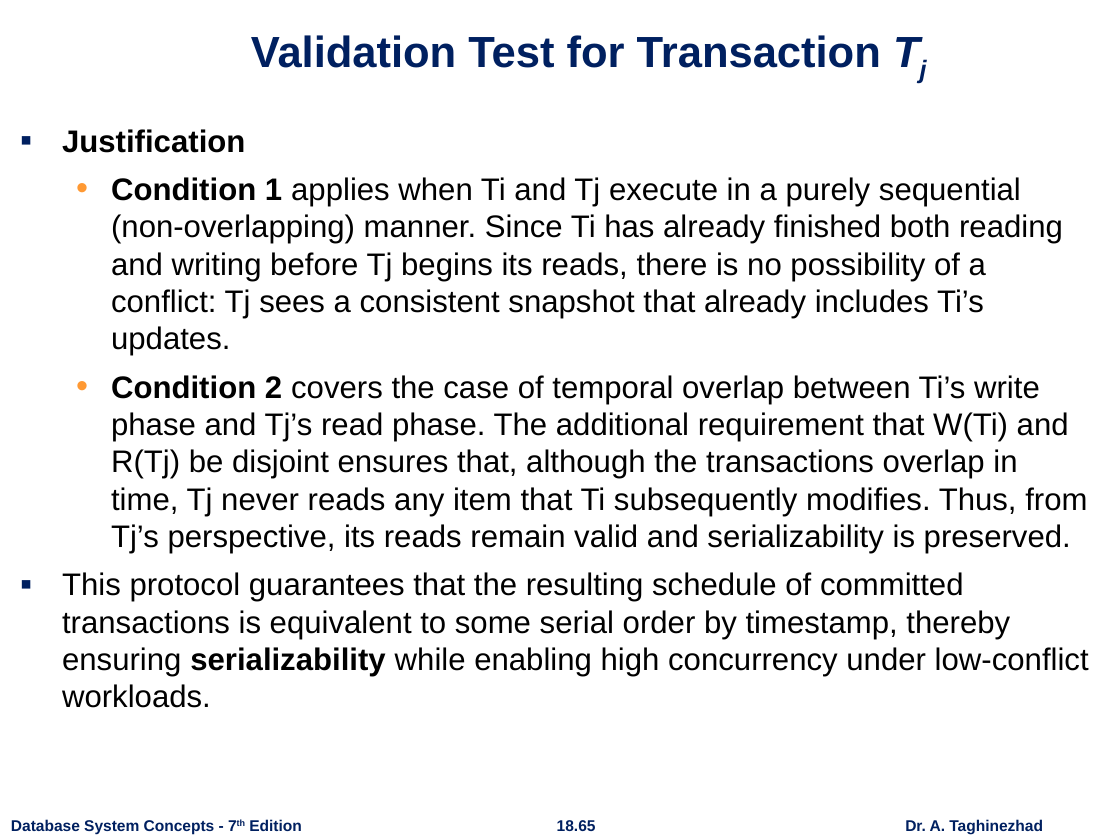
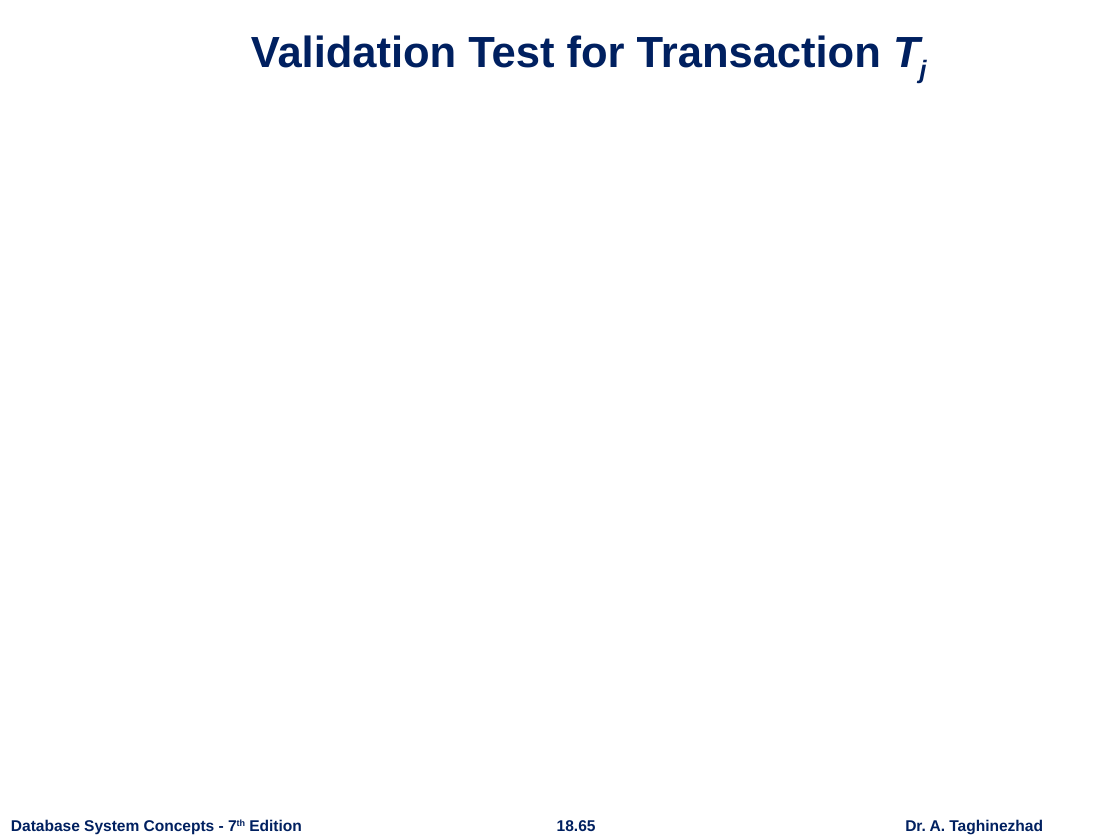
Before and after one commit to ataghinezhad/ataghinezhad.github.io, a slide deck: slide 65 of courses/downloads/temp/AdvanceDB Lec3. ch18.pptx. Drawn at 1120x840 pixels with LibreOffice and Linux fonts; fonts in the diff are those of the drawing; grey boxes stand for pictures; background and template pictures are left out. Boxes give left, top, right and bottom in pixels: in the first picture for what was removed or moved away, otherwise in the second. Text is boxed around its words. In the diff, an @@ line names an element or a change of style, - is before the commit and + after.

Commit message:
update

```diff
--- a/courses/downloads/temp/AdvanceDB Lec3. ch18.pptx
+++ b/courses/downloads/temp/AdvanceDB Lec3. ch18.pptx
@@ text removed at (62, 129, 1089, 708) @@
-▪ Justification
-  • Condition 1 applies when Ti and Tj execute in a purely sequential (non‑overlapping) manner. Since Ti has already finished both reading and writing before Tj begins its reads, there is no possibility of a conflict: Tj sees a consistent snapshot that already includes Ti’s updates.
-  • Condition 2 covers the case of temporal overlap between Ti’s write phase and Tj’s read phase. The additional requirement that W(Ti) and R(Tj) be disjoint ensures that, although the transactions overlap in time, Tj never reads any item that Ti subsequently modifies. Thus, from Tj’s perspective, its reads remain valid and serializability is preserved.
-▪ This protocol guarantees that the resulting schedule of committed transactions is equivalent to some serial order by timestamp, thereby ensuring serializability while enabling high concurrency under low-conflict workloads.
```
Also in this commit, not shown: 1 other slide changed.
